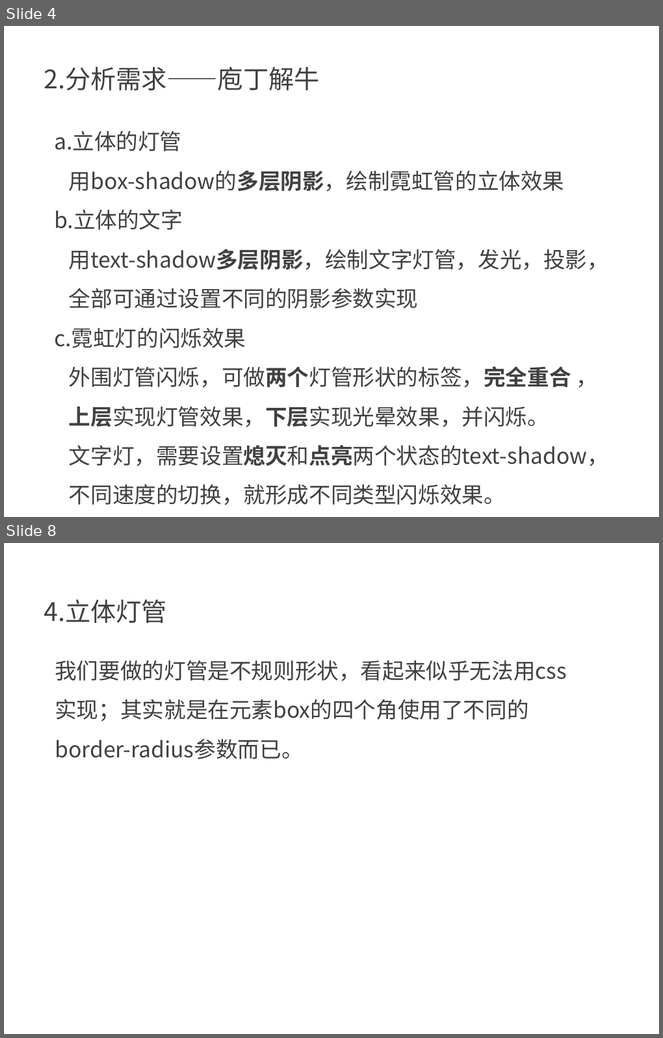
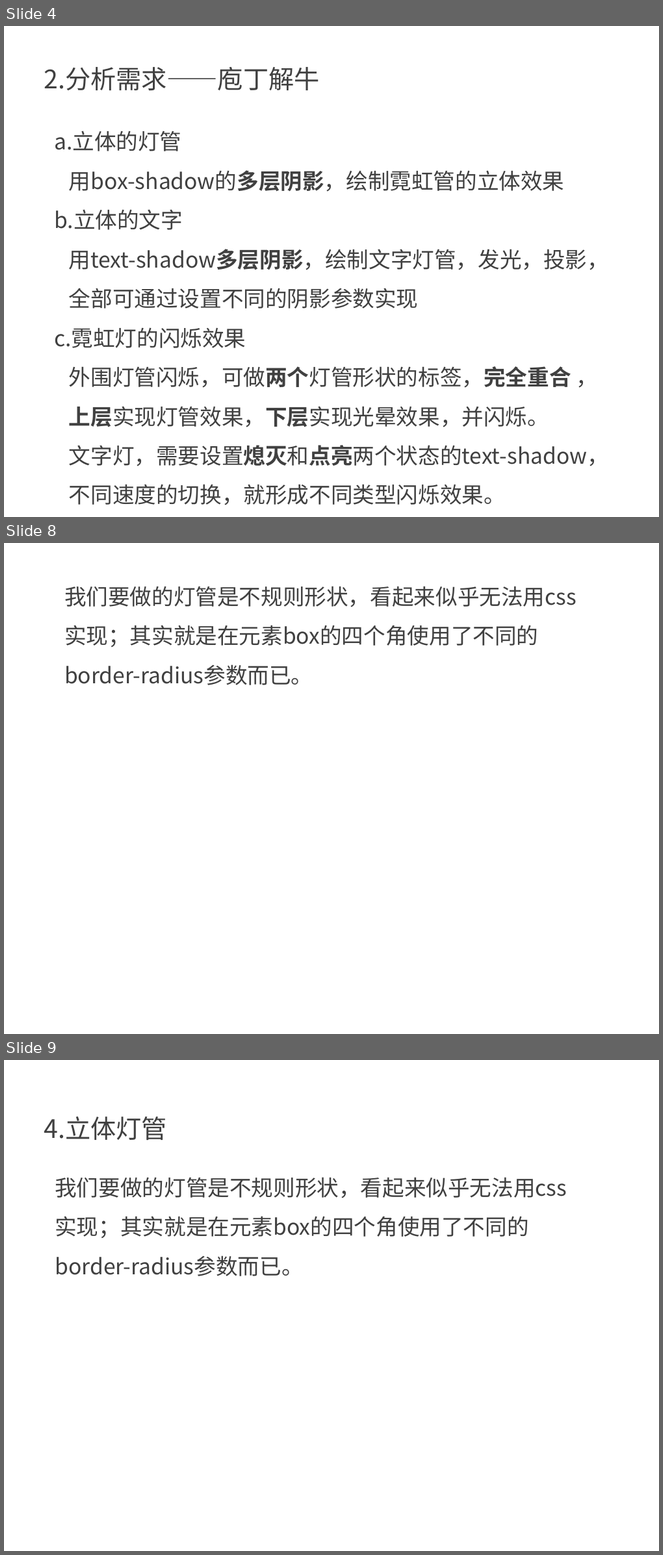
Before and after one commit to kong66/webAni, a slide deck: 7-neon2/neon2.pptx. Shown one above the other, each under a label of ours: slides 4 and 8 before the commit, slides 4, 8 and 9 after it; the slides between them are not shown. The pictures are 663x1038 and 663x1555 pixels, drawn with LibreOffice and Linux fonts; fonts in the diff are those of the drawing. Boxes give left, top, right and bottom in pixels: in the first picture for what was removed or moved away, otherwise in the second. Text is boxed around its words. In the diff, an @@ line names an element or a change of style, - is before the commit and + after.

```diff
--- a/7-neon2/neon2.pptx
+++ b/7-neon2/neon2.pptx
@@ slide 8 added at bbox=[4, 543, 659, 1034], background #FFFFFF @@
@@ text added at bbox=[64, 586, 577, 685], 24 pt, text #404040 @@
+我们要做的灯管是不规则形状，看起来似乎无法用css实现；其实就是在元素box的四个角使用了不同的border-radius参数而已。
@@ what was slide 8 is now slide 9 @@
```
Also in this commit, not shown: 2 slides changed, 1 other slide added, 1 slide removed.
